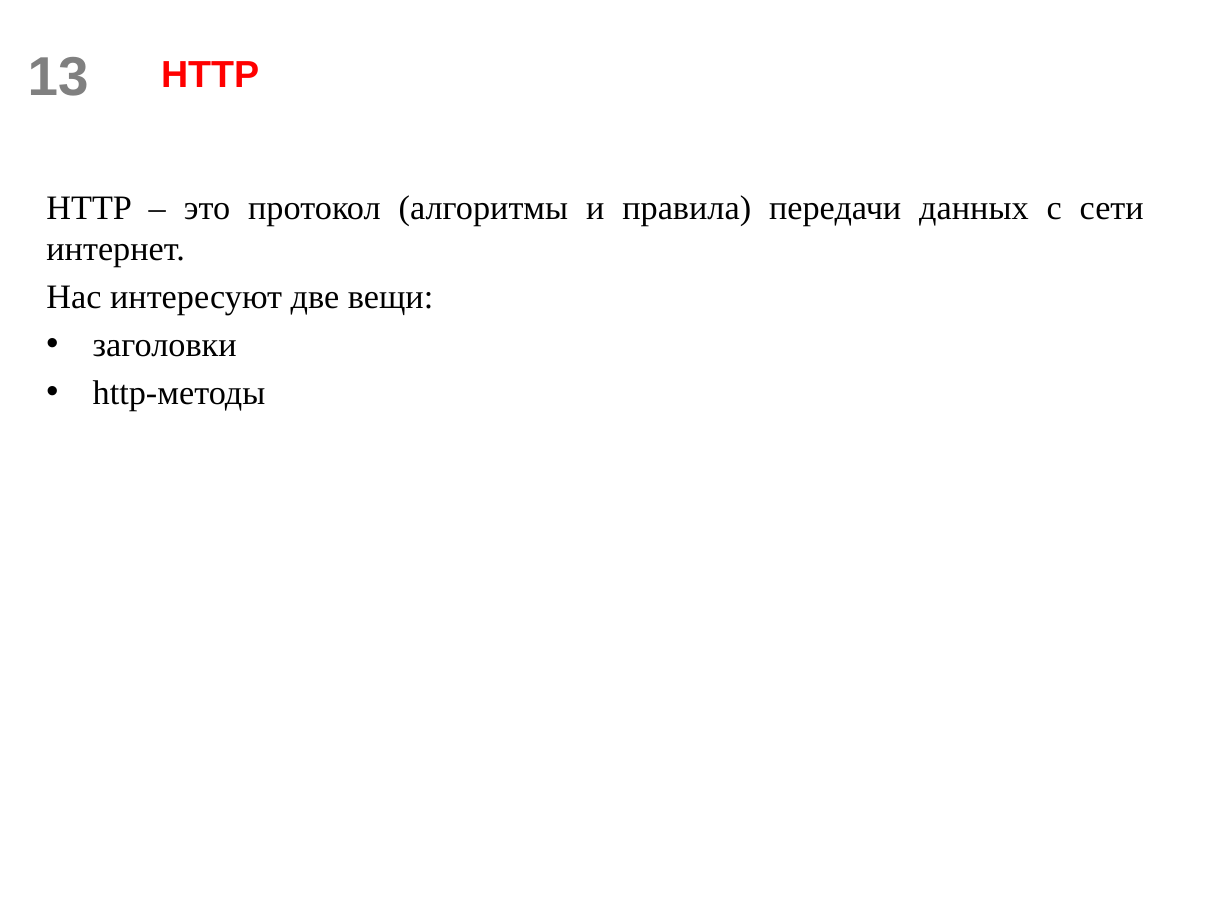
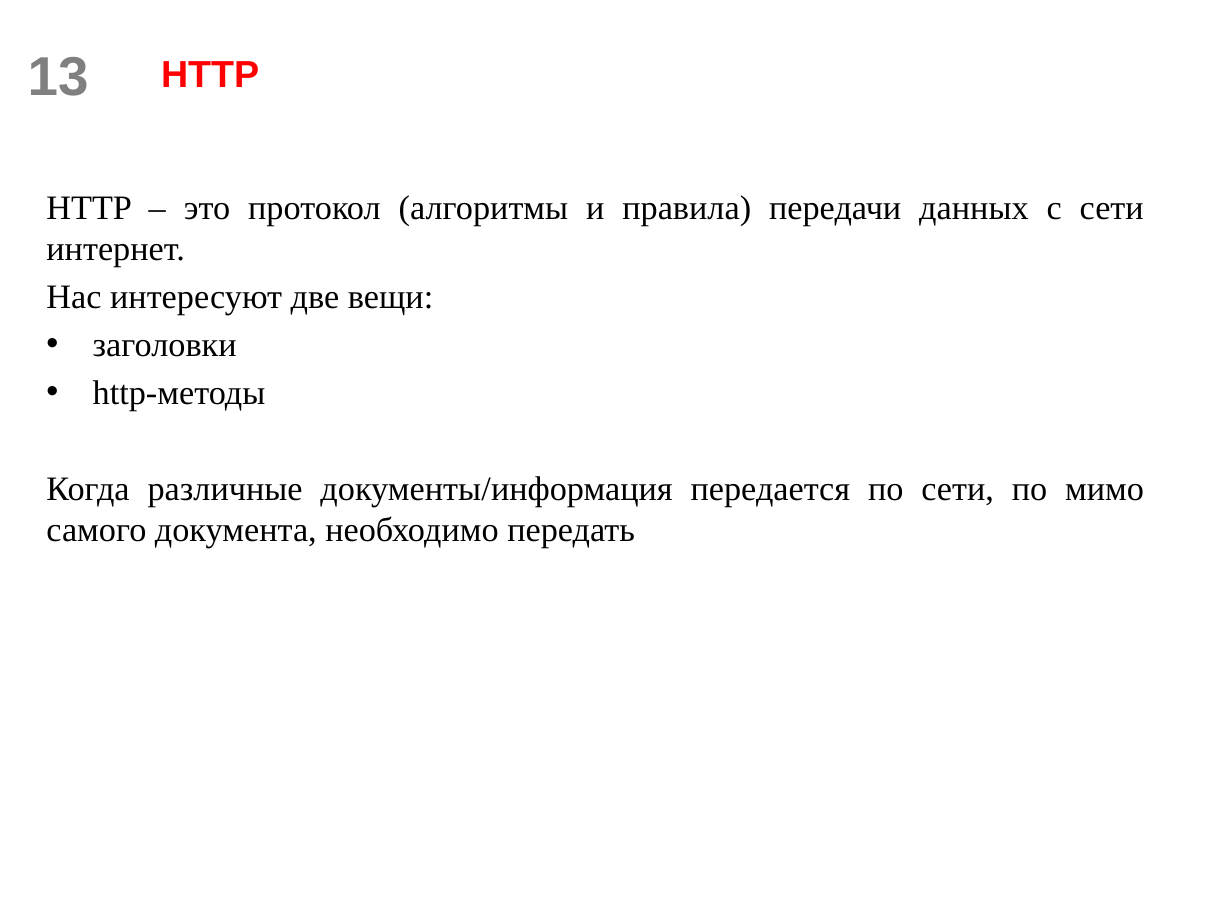
Before and after one commit to scareme/web_flask, a slide deck: slide 13 of Разработка веб-сервисов.pptx. Drawn at 1232x924 pixels with LibreOffice and Linux fonts; fonts in the diff are those of the drawing; background and template pictures are left out. Boxes give left, top, right and bottom in pixels: in the first picture for what was removed or moved away, otherwise in the second. Text is boxed around its words. In the diff, an @@ line names an element or a change of style, - is before the commit and + after.

Commit message:
add new slides

```diff
--- a/Разработка веб-сервисов.pptx
+++ b/Разработка веб-сервисов.pptx
@@ text at <box>46,476,1144,548</box>: paragraph added @@
+Когда различные документы/информация передается по сети, по мимо самого документа, необходимо передать
```
